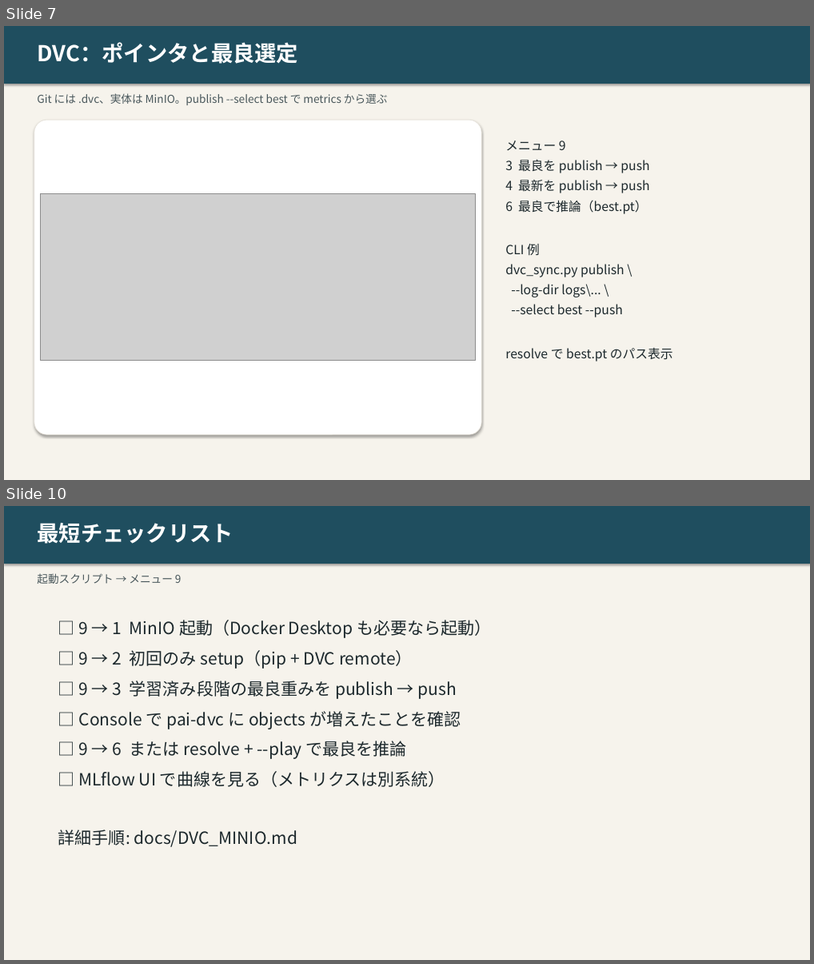
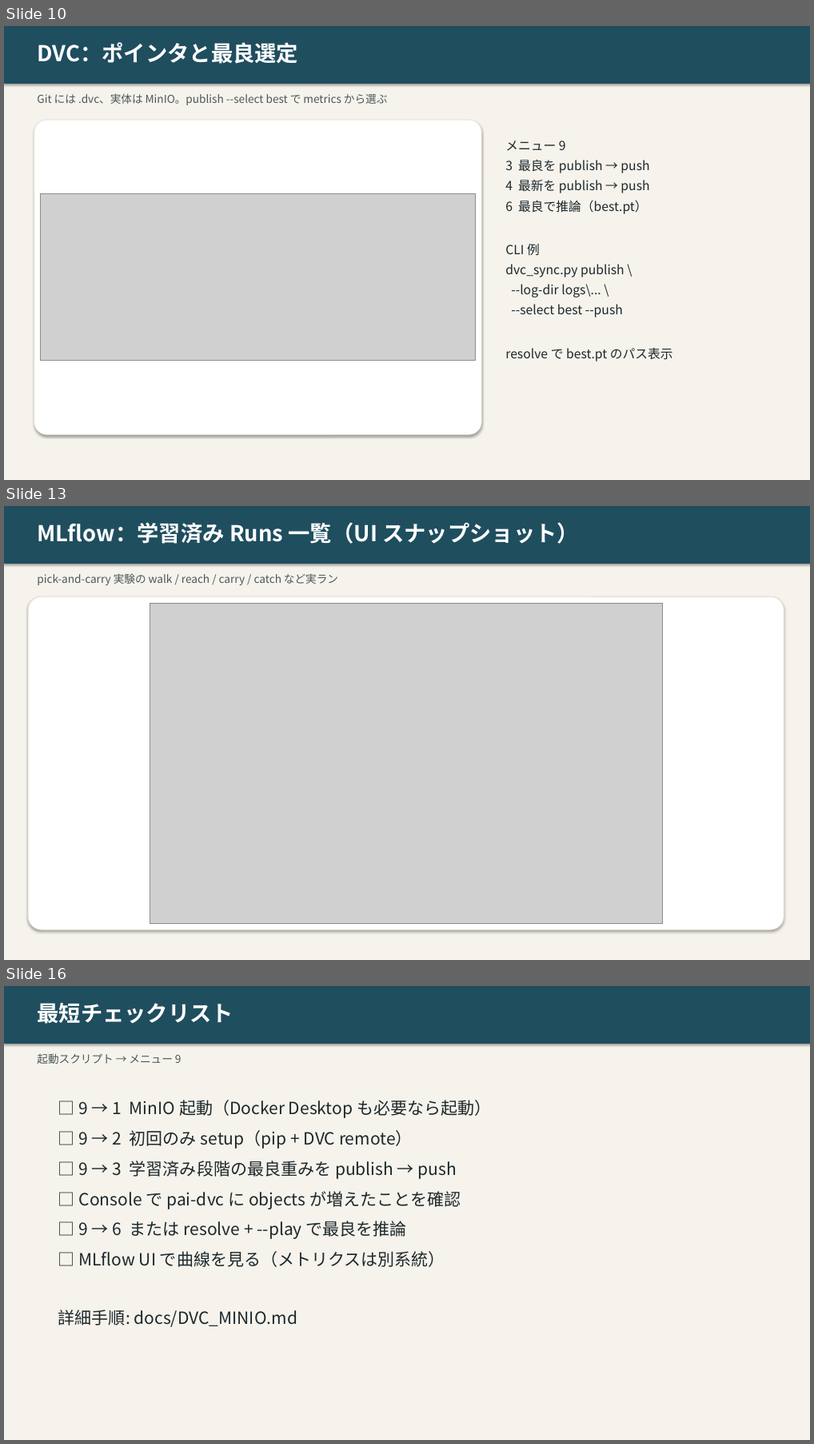
Before and after one commit to xeno1983/PAI_Task, a slide deck: scripts/DVC_MLflow_MinIO使い方.pptx. Shown one above the other, each under a label of ours: slides 7 and 10 before the commit, slides 10, 13 and 16 after it; the slides between them are not shown. The pictures are 814x964 and 814x1444 pixels, drawn with LibreOffice and Linux fonts; fonts in the diff are those of the drawing; grey boxes stand for pictures. Boxes give left, top, right and bottom in pixels: in the first picture for what was removed or moved away, otherwise in the second. Text is boxed around its words. In the diff, an @@ line names an element or a change of style, - is before the commit and + after.

Commit message:
Add flow diagrams and real MLflow UI snapshots to DVC/MLflow/MinIO PPT
Capture MLflow UI via Playwright, add user-journey and data-flow slides, add Windows setup doc.

```diff
--- a/scripts/DVC_MLflow_MinIO使い方.pptx
+++ b/scripts/DVC_MLflow_MinIO使い方.pptx
@@ slide 13 added at bbox=[4, 506, 810, 960], background #FFFFFF @@
@@ rectangle added at bbox=[4, 506, 810, 960], fill #F6F3EC @@
@@ rectangle added at bbox=[4, 506, 810, 564], fill #1F4E5F @@
@@ text added at bbox=[37, 522, 579, 544], 26 pt, text #FFFFFF, bold @@
+MLflow：学習済み Runs 一覧（UI スナップショット）
@@ text added at bbox=[37, 573, 338, 585], 13 pt, text #4A585C @@
+pick-and-carry 実験の walk / reach / carry / catch など実ラン
@@ rounded rectangle added at bbox=[28, 596, 784, 929], fill #FFFFFF, outline #E8E4DC 0.75 pt @@
@@ picture added at bbox=[150, 603, 662, 924] @@
@@ what was slide 7 is now slide 10 @@
@@ what was slide 10 is now slide 16 @@
```
Also in this commit, not shown: 3 slides changed, 5 other slides added, 9 other files.
